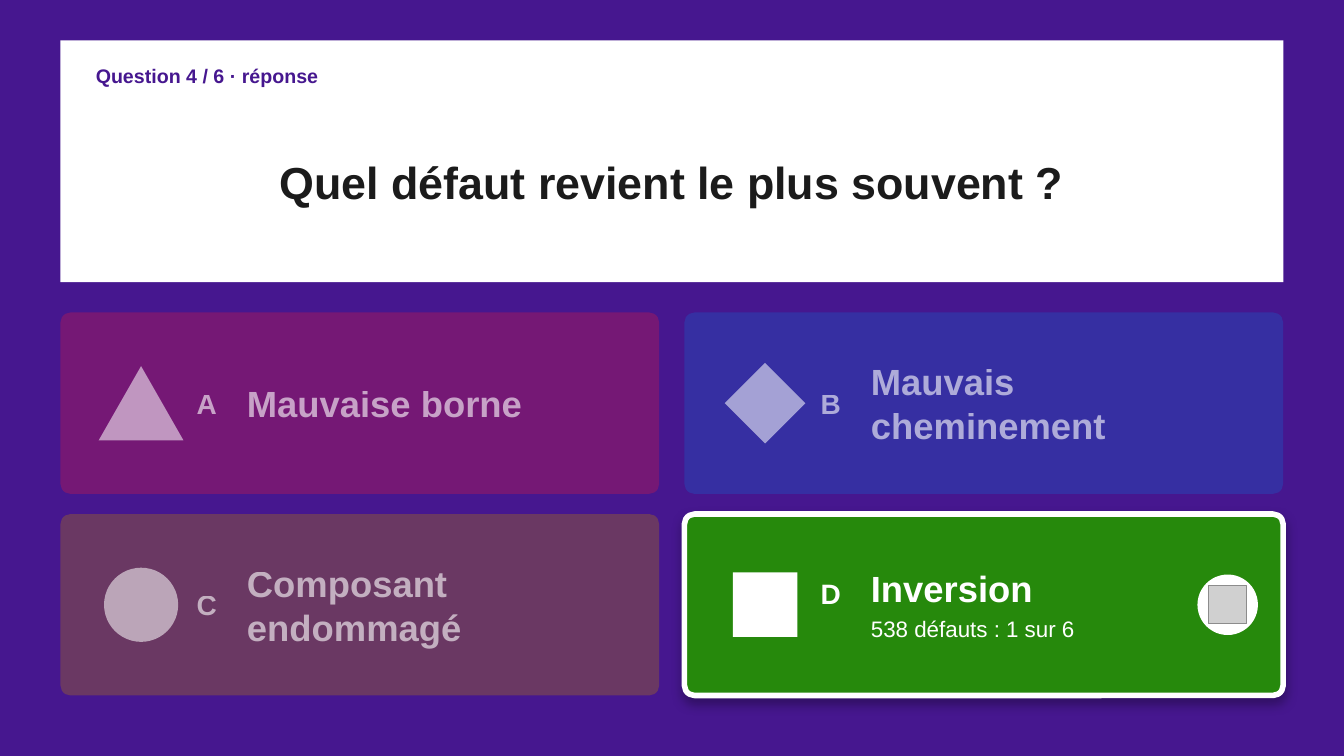
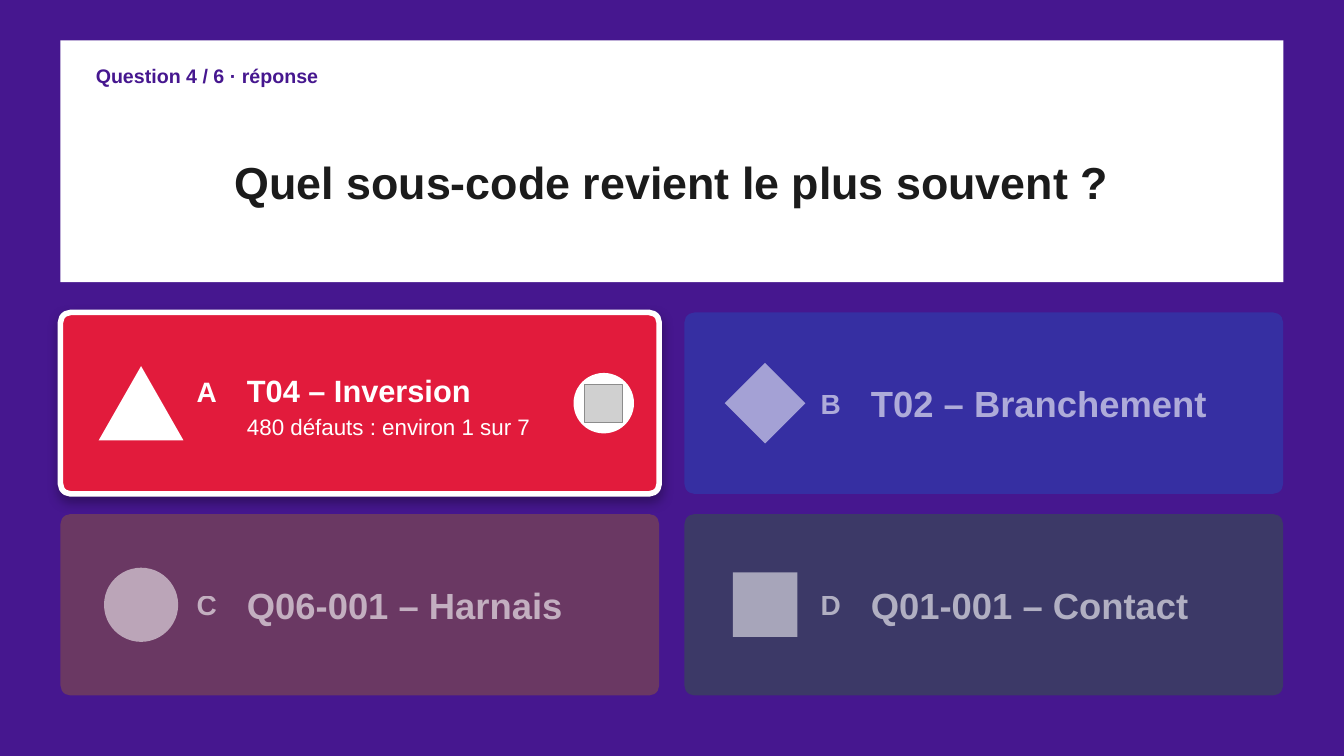
Before and after one commit to moudimash99/FTO2_NC_handover, a slide deck: slide 9 of 03_reports/quiz/Quiz_NC_FTO2.pptx. Drawn at 1344x756 pixels with LibreOffice and Linux fonts; fonts in the diff are those of the drawing; grey boxes stand for pictures. Boxes give left, top, right and bottom in pixels: in the first picture for what was removed or moved away, otherwise in the second. Text is boxed around its words. In the diff, an @@ line names an element or a change of style, - is before the commit and + after.

```diff
--- a/03_reports/quiz/Quiz_NC_FTO2.pptx
+++ b/03_reports/quiz/Quiz_NC_FTO2.pptx
@@ title at bbox=[235, 166, 1068, 208]: text changed @@
-Quel défaut revient le plus souvent ?
+Quel sous-code revient le plus souvent ?
@@ rounded rectangle at bbox=[60, 313, 659, 494]: fill #E21B3C at 30% opacity to #E21B3C; outline none to #FFFFFF 4 pt; shadow on @@
@@ text "A" at bbox=[197, 382, 217, 402]: text colour #FFFFFF at 60% opacity to #FFFFFF; vertical alignment middle to bottom @@
@@ triangle at bbox=[99, 366, 184, 441]: fill #FFFFFF at 55% opacity to #FFFFFF @@
@@ text at bbox=[247, 379, 471, 403]: text changed; size 26 to 22 pt @@
-Inversion
+T04 – Inversion
@@ ellipse: place and size @@
-ellipse at bbox=[1198, 575, 1258, 635]
+ellipse at bbox=[574, 373, 634, 434]
@@ picture added at bbox=[585, 384, 623, 422] @@
@@ text removed at bbox=[247, 391, 522, 418] @@
-Mauvaise borne
@@ text added at bbox=[247, 418, 529, 436], 16 pt, text #FFFFFF @@
+480 défauts : environ 1 sur 7
@@ text at bbox=[871, 391, 1207, 418]: text changed @@
-Mauvais cheminement
+T02 – Branchement
@@ rounded rectangle at bbox=[685, 514, 1284, 696]: fill #26890C to #26890C at 30% opacity; outline #FFFFFF 4 pt to none; shadow off @@
@@ text "D" at bbox=[821, 596, 841, 615]: text colour #FFFFFF to #FFFFFF at 60% opacity; vertical alignment bottom to middle @@
@@ text at bbox=[247, 592, 562, 626]: text changed @@
-Composant endommagé
+Q06-001 – Harnais
@@ rectangle at bbox=[733, 573, 798, 637]: fill #FFFFFF to #FFFFFF at 55% opacity @@
@@ text added at bbox=[871, 593, 1188, 626], 26 pt, text #FFFFFF at 60% opacity, bold @@
+Q01-001 – Contact
@@ picture removed at bbox=[1209, 586, 1247, 624] @@
@@ text removed at bbox=[871, 620, 1074, 638] @@
-538 défauts : 1 sur 6
```
Also in this commit, not shown: 9 other slides changed.
